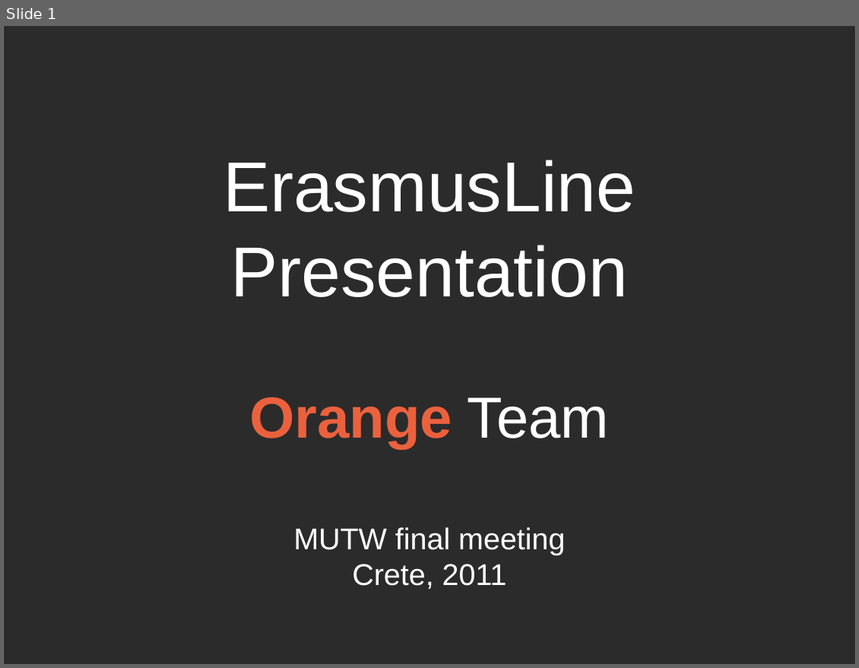
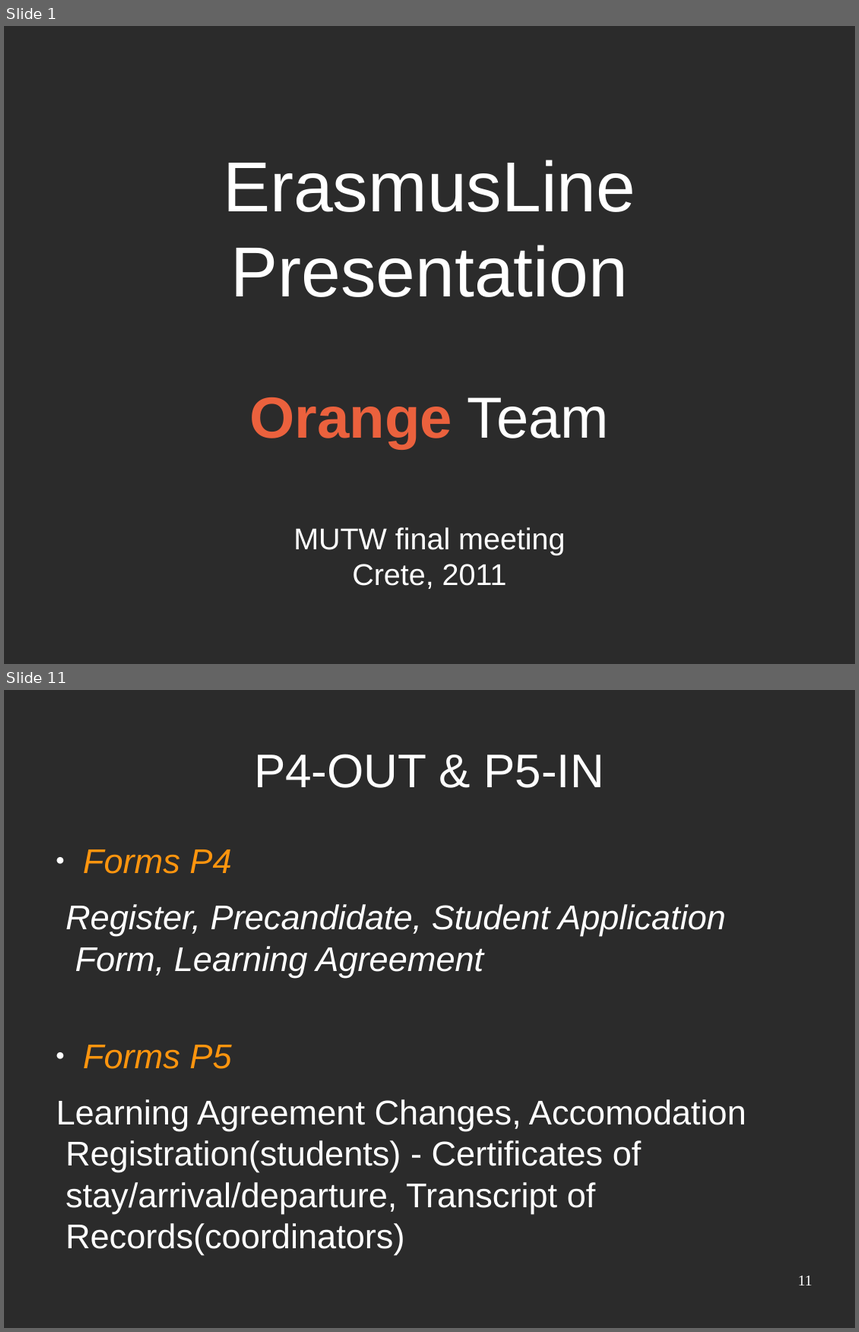
Before and after one commit to djjorjinho/mutworange_2011, a slide deck: documents/presentation/final_presentation.odp. Shown one above the other, each under a label of ours: slide 1 before the commit, slides 1 and 11 after it; the slides between them are not shown. The pictures are 859x668 and 859x1332 pixels, drawn with LibreOffice and Linux fonts; fonts in the diff are those of the drawing; background and template pictures are left out; a plain dark background stands for a picture behind light text. Boxes give left, top, right and bottom in pixels: in the first picture for what was removed or moved away, otherwise in the second. Text is boxed around its words. In the diff, an @@ line names an element or a change of style, - is before the commit and + after.

```diff
--- a/documents/presentation/final_presentation.odp
+++ b/documents/presentation/final_presentation.odp
@@ slide 11 added at [4,690,855,1328], background picture (left out) @@
@@ title added at [254,754,604,788], 44 pt, text #FFFFFF @@
+P4-OUT & P5-IN
@@ text added at [56,850,747,1255], 32 pt, text #FFFFFF @@
+● Forms P4
+Register, Precandidate, Student Application
+Form, Learning Agreement
+● Forms P5
+Learning Agreement Changes, Accomodation
+Registration(students) - Certificates of
+stay/arrival/departure, Transcript of
+Records(coordinators)
@@ page number added at [798,1276,813,1286], 14 pt, text #FFFFFF @@
+11
```
Also in this commit, not shown: 23 slides changed, 2 slides removed.
